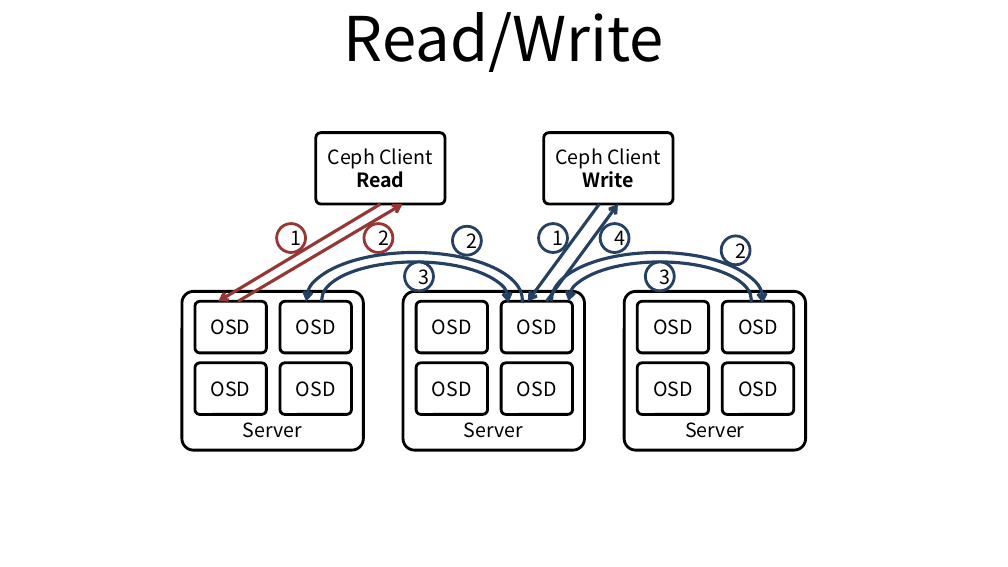
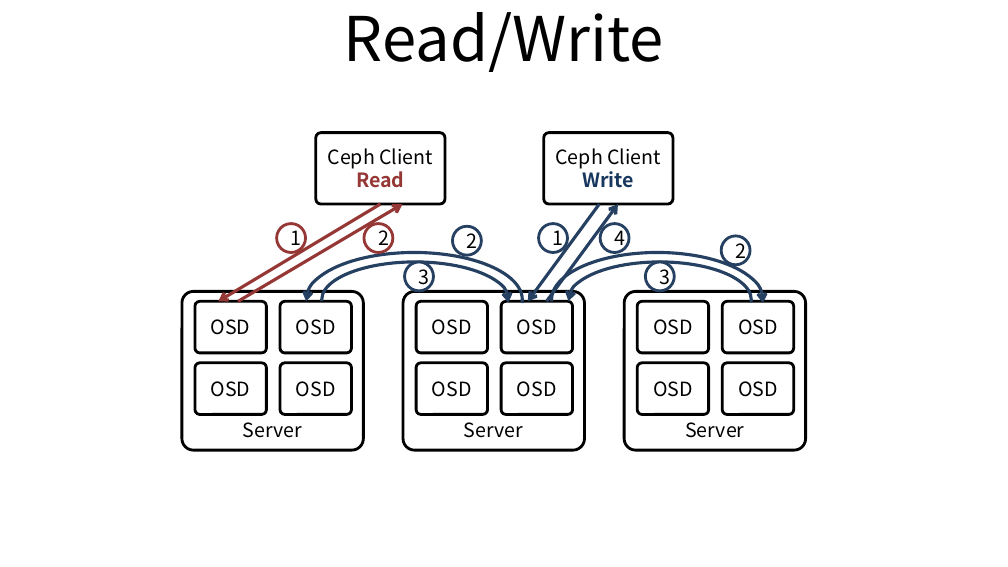
Before and after one commit to ssup2/blog-old, a slide deck: slide 5 of images/theory_analysis/Ceph/Ceph.pptx. Drawn at 1008x567 pixels with LibreOffice and Linux fonts; fonts in the diff are those of the drawing. Boxes give left, top, right and bottom in pixels: in the first picture for what was removed or moved away, otherwise in the second. Text is boxed around its words. In the diff, an @@ line names an element or a change of style, - is before the commit and + after.

```diff
--- a/images/theory_analysis/Ceph/Ceph.pptx
+++ b/images/theory_analysis/Ceph/Ceph.pptx
@@ text in rounded rectangle at (356, 171, 405, 188): text colour #000000 to #953735 in "Read" @@
@@ text in rounded rectangle at (582, 171, 634, 188): text colour #000000 to #17375E in "Write" @@
```
Also in this commit, not shown: 1 other slide changed, 4 other files.
